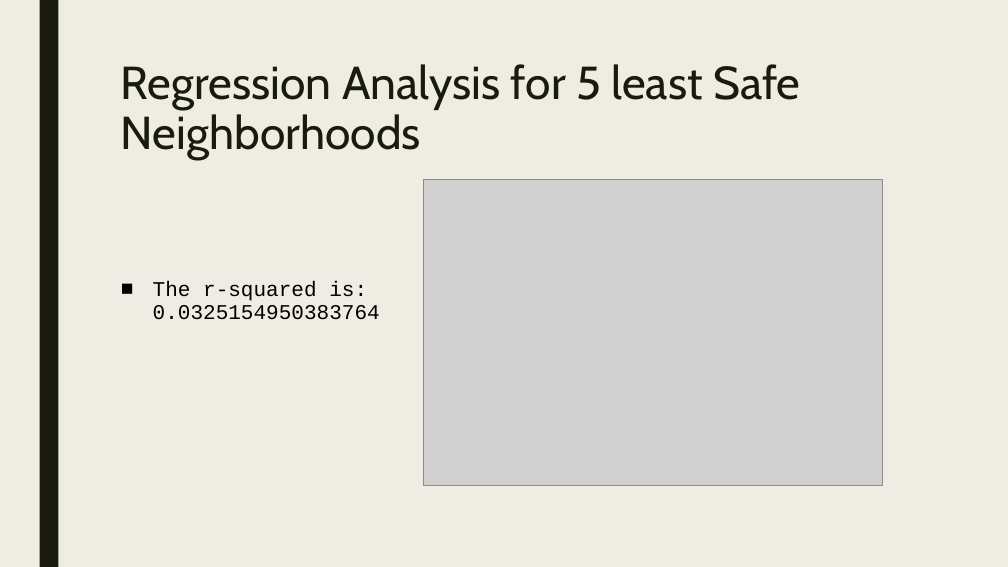
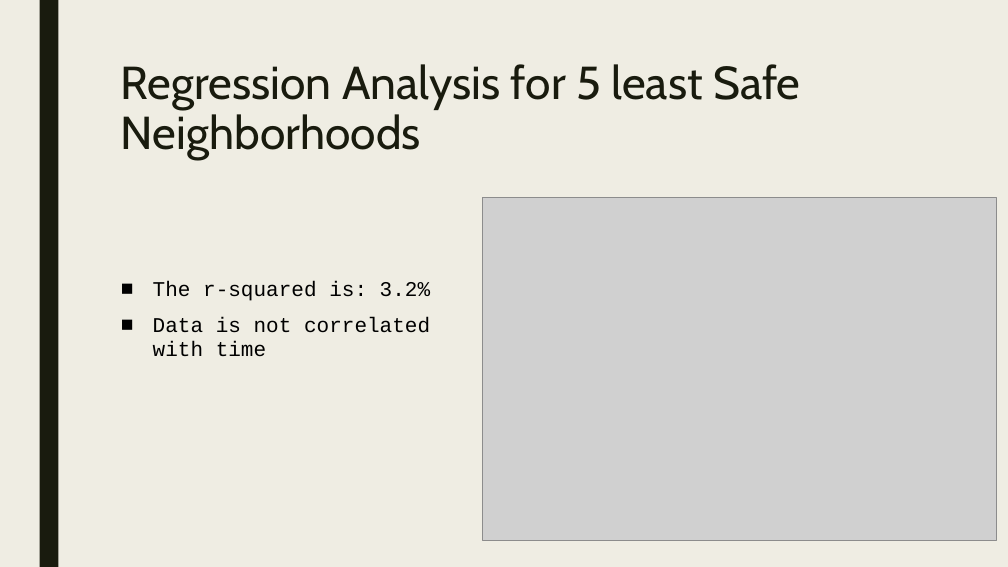
Before and after one commit to Ahmadhha/P1_T4_Test, a slide deck: slide 20 of Team4-version1.pptx (slide 18 before the commit). Drawn at 1008x567 pixels with LibreOffice and Linux fonts; fonts in the diff are those of the drawing; grey boxes stand for pictures. Boxes give left, top, right and bottom in pixels: in the first picture for what was removed or moved away, otherwise in the second. Text is boxed around its words. In the diff, an @@ line names an element or a change of style, - is before the commit and + after.

```diff
--- a/Team4-version1.pptx
+++ b/Team4-version1.pptx
@@ picture: place and size @@
-picture at [424,180,882,485]
+picture at [482,198,997,541]
@@ text at [153,281,430,357]: text changed @@
-■ The r-squared is: 0.0325154950383764
+■ The r-squared is: 3.2%
+■ Data is not correlated with time
```
Also in this commit, not shown: 17 other slides changed, 8 slides added, 4 slides removed, 1 other file.
